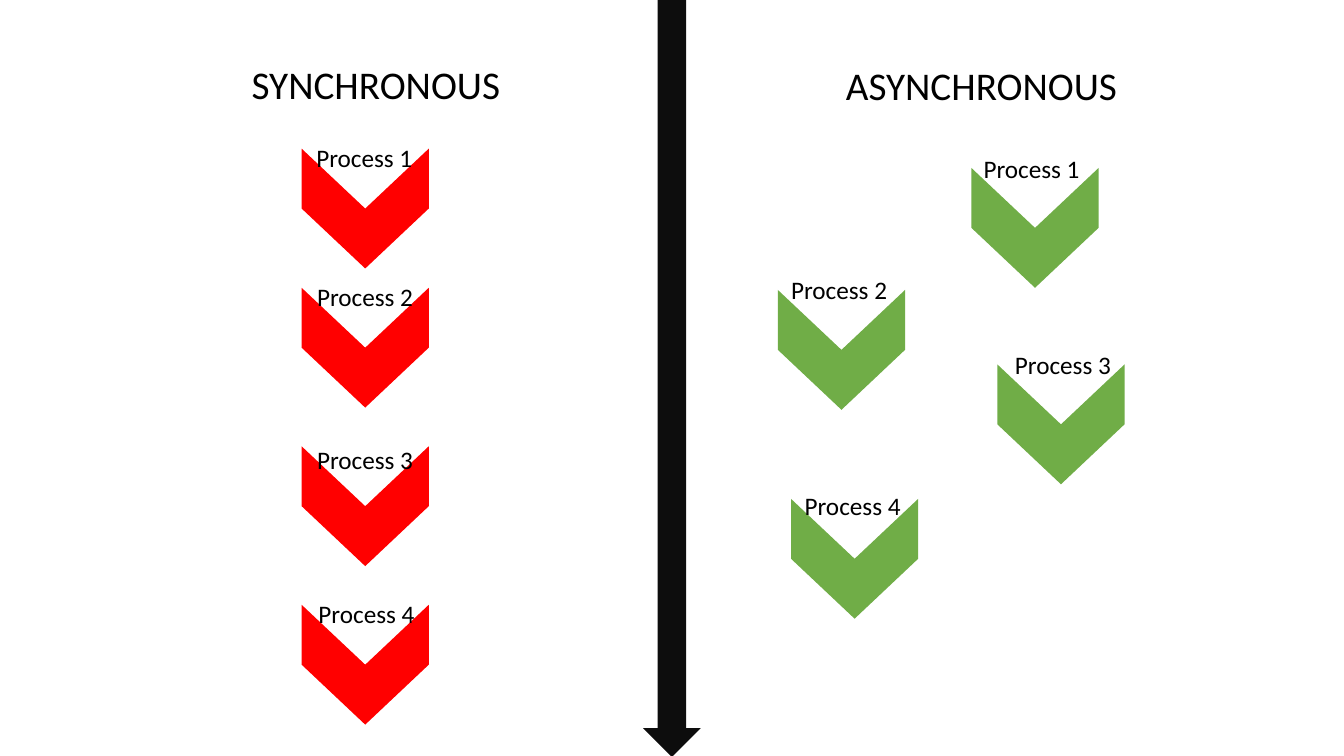
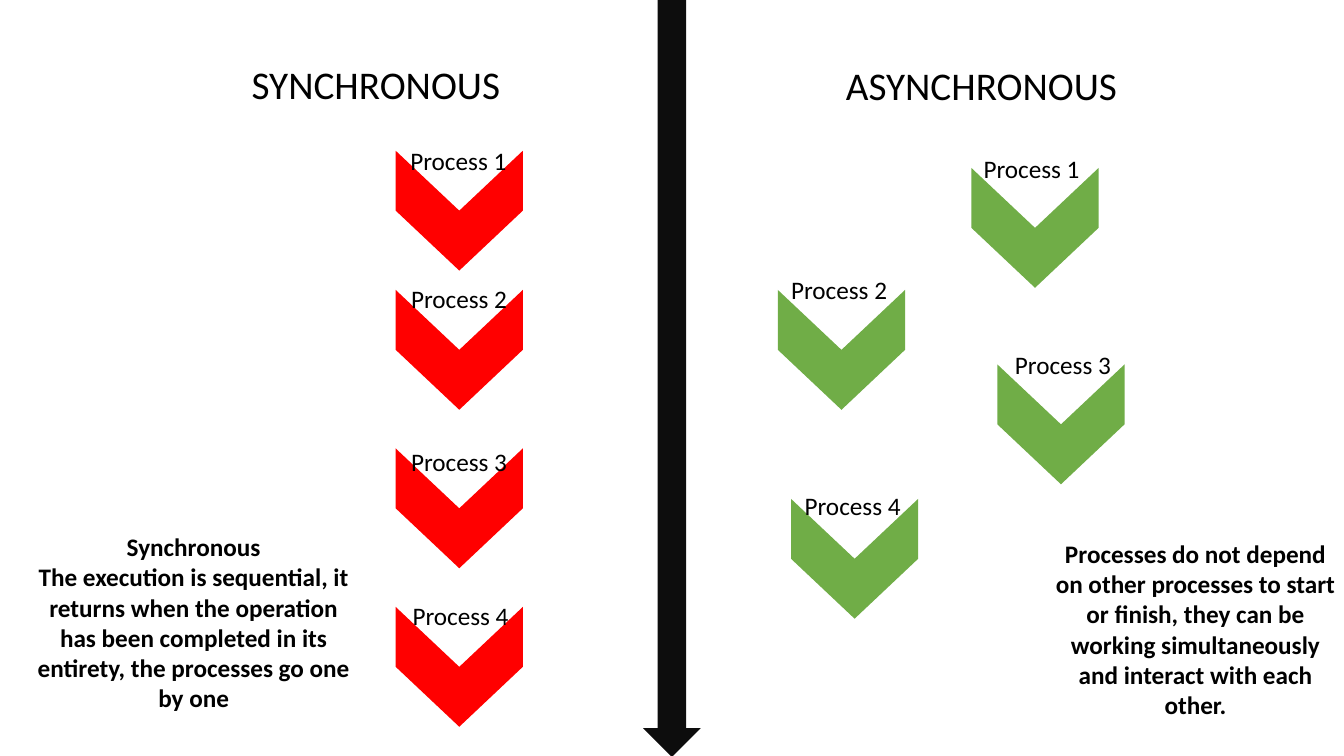
Before and after one commit to mota1299/XideralAcademiaJava, a slide deck: slide 19 of Exámenes/Semana02/Presentación.pptx (slide 17 before the commit). Drawn at 1344x756 pixels with LibreOffice and Linux fonts; fonts in the diff are those of the drawing; background and template pictures are left out. Boxes give left, top, right and bottom in pixels: in the first picture for what was removed or moved away, otherwise in the second. Text is boxed around its words. In the diff, an @@ line names an element or a change of style, - is before the commit and + after.

```diff
--- a/Exámenes/Semana02/Presentación.pptx
+++ b/Exámenes/Semana02/Presentación.pptx
@@ text "Process 3" rewrapped from [317,448,413,475] to [411,454,507,477] @@
@@ text added at [38,538,350,711], 18 pt, text #000000, bold @@
+Synchronous
+The execution is sequential, it returns when the operation has been completed in its entirety, the processes go one by one
@@ text added at [1056,545,1335,715], 18 pt, text #000000, bold @@
+Processes do not depend on other processes to start or finish, they can be working simultaneously and interact with each other.
@@ 4 chevrons, 3 texts: place and size @@
-4 chevrons, 3 texts at [302,149,429,724]
+4 chevrons, 3 texts at [396,151,523,726]
```
Also in this commit, not shown: 2 other slides changed, 7 slides added, 5 slides removed, 1 other file.
